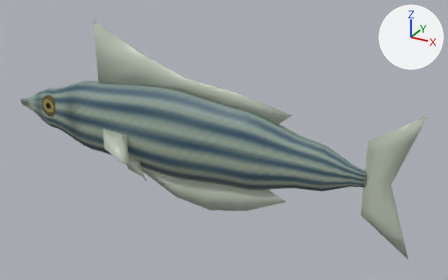
Two versions of the glTF model public/models/fish/zebra-danio/zebra-danio-wild-low.glb, one commit apart.
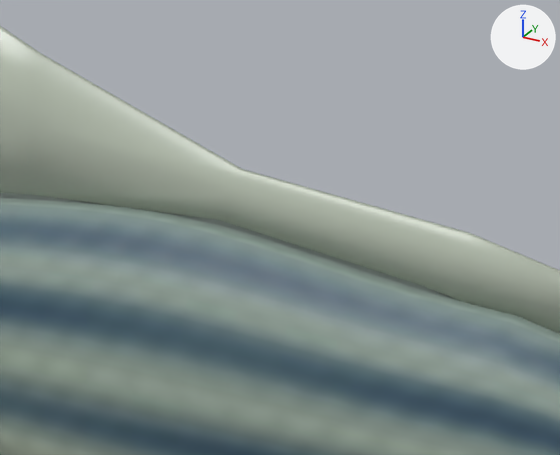
The first picture shows the older version from a 50 mm camera at (1.36, -2.16, 1.11) aimed at (0.14, 0.05, 0.01). The close-ups show the older and then the newer version on the part from 29% to 58% of the width and 14% to 51% of the height of that picture. Only the edits that show in the close-ups are written down. The lights are fixed; the arrows at upper right show +X, +Y and +Z.

Objects in the first close-up: 'DorsalFin', 'FishBody'.
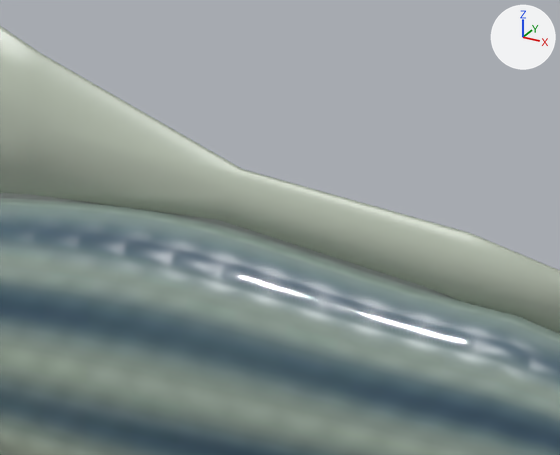
Boxes (x1, y1, x2, y2) around the edits, measured in the close-ups (560 x 455 px):
'FishBody', surface changed: (0, 193, 553, 379) in both

Edits to the bpy script that builds the scene:
```text
Change mat_fishbody:
    where n0 = _N.new('ShaderNodeBsdfPrincipled'); n0.name = 'Principled BSDF'
    add n0.inputs[2].default_value = 0.35  # 'Roughness'
    add n0.inputs[19].default_value = 0.25  # 'Coat Weight'
```
